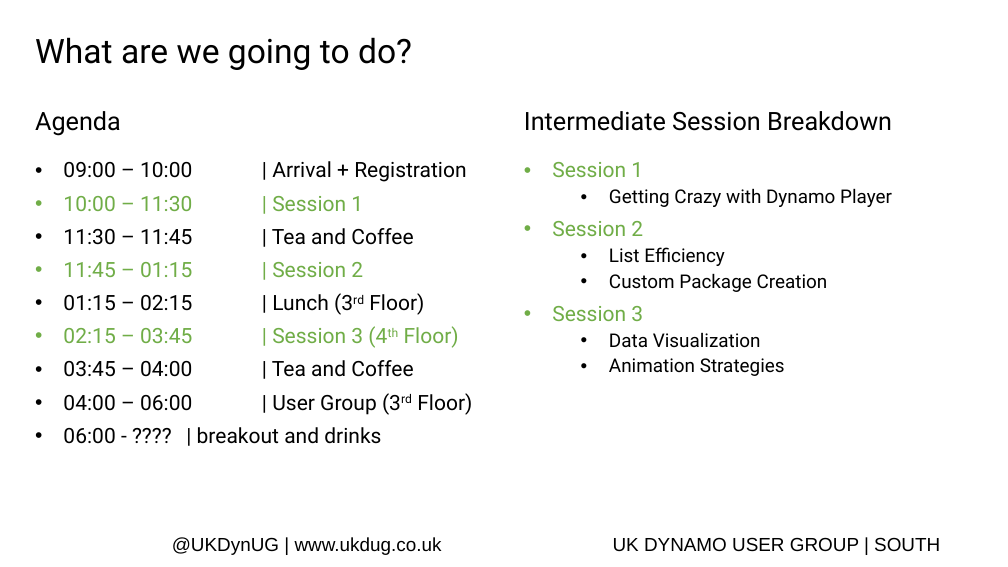
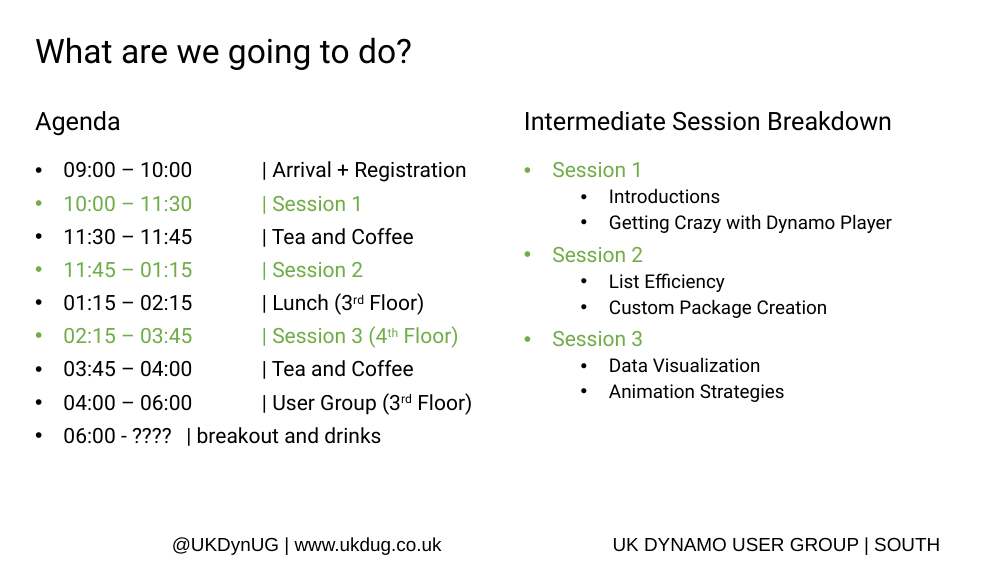
Before and after one commit to johnpierson/AU-Dynamo-Workshops, a slide deck: slide 3 of AU2018-London-Intermediate-Dynamo-Workshop/UKDUG-IntermediateDynamoWorkshop.pptx. Drawn at 1008x567 pixels with LibreOffice and Linux fonts; fonts in the diff are those of the drawing; background and template pictures are left out. Boxes give left, top, right and bottom in pixels: in the first picture for what was removed or moved away, otherwise in the second. Text is boxed around its words. In the diff, an @@ line names an element or a change of style, - is before the commit and + after.

```diff
--- a/AU2018-London-Intermediate-Dynamo-Workshop/UKDUG-IntermediateDynamoWorkshop.pptx
+++ b/AU2018-London-Intermediate-Dynamo-Workshop/UKDUG-IntermediateDynamoWorkshop.pptx
@@ text at (609, 189, 720, 204): paragraph added @@
+  • Introductions
```
Also in this commit, not shown: 28 other files.
